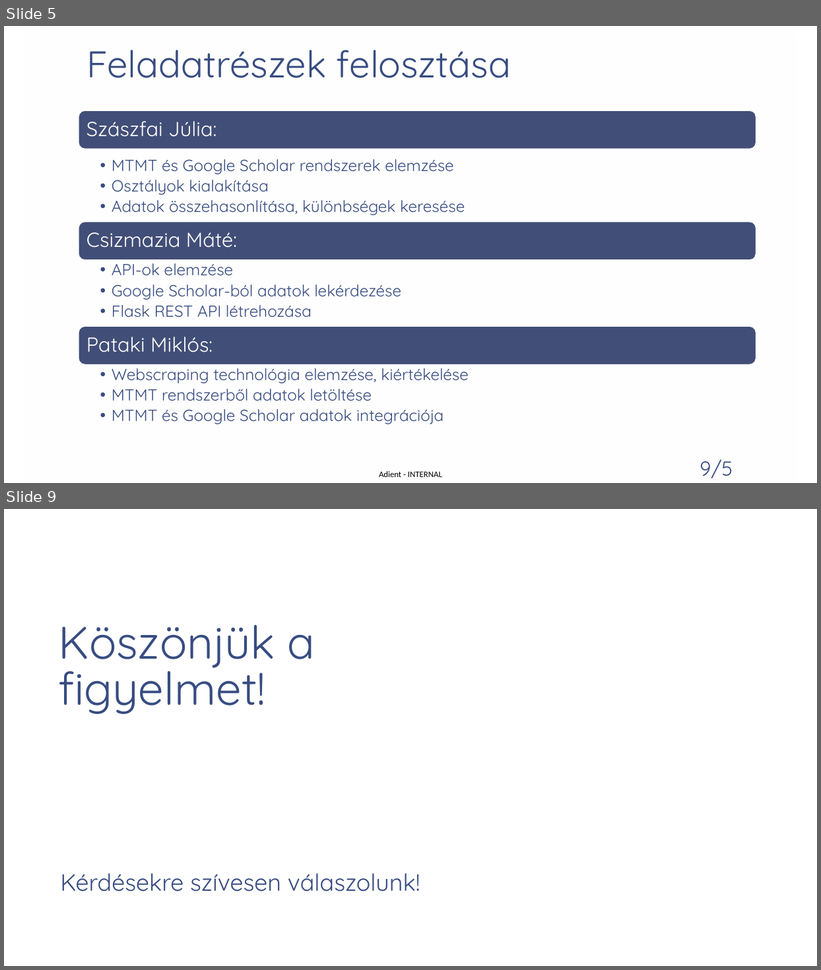
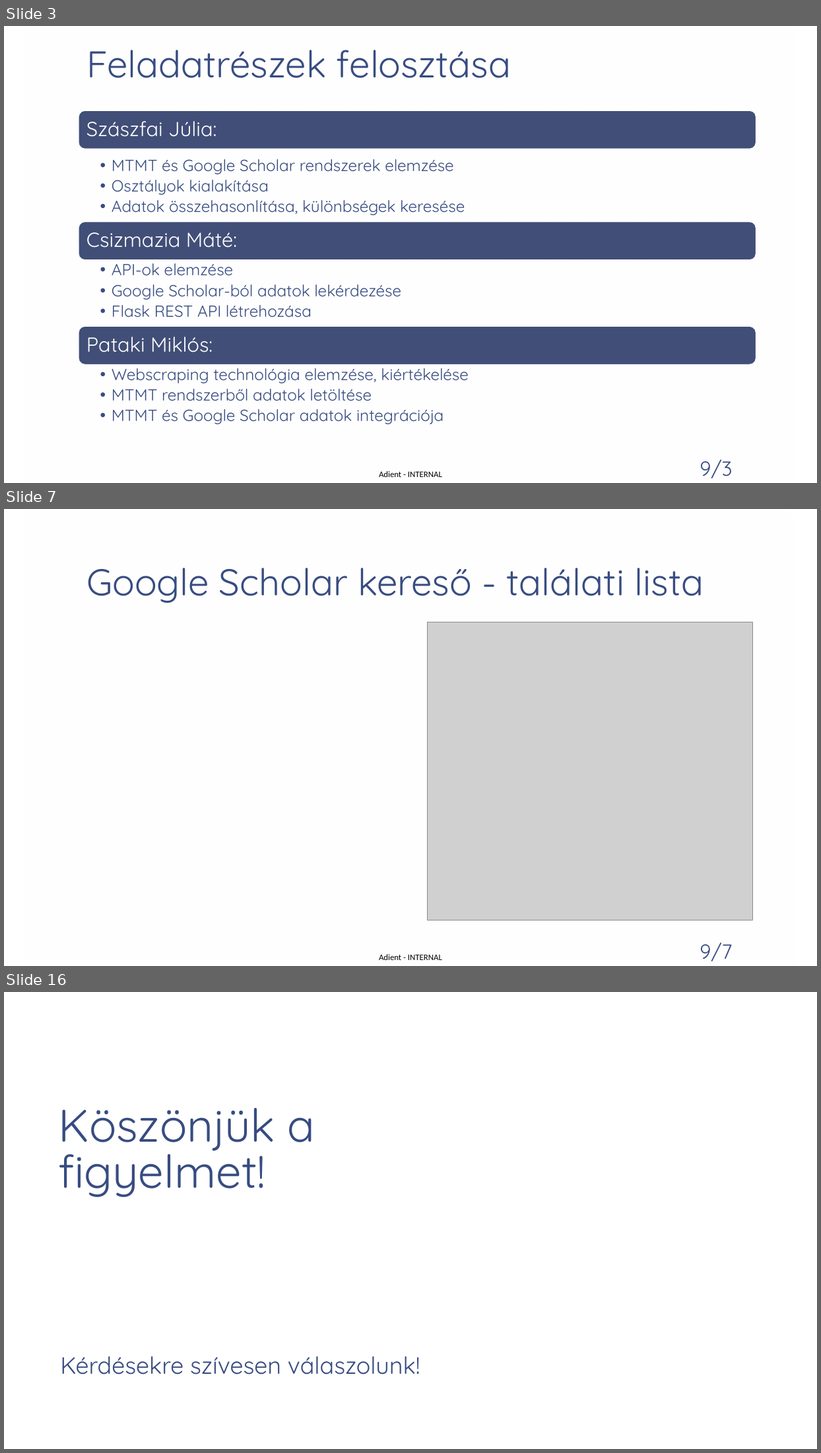
Before and after one commit to patmik2012/PubSync, a slide deck: Publikációs listák szinkronizálása.pptx. Shown one above the other, each under a label of ours: slides 5 and 9 before the commit, slides 3, 7 and 16 after it; the slides between them are not shown. The pictures are 821x970 and 821x1453 pixels, drawn with LibreOffice and Linux fonts; fonts in the diff are those of the drawing; grey boxes stand for pictures; background and template pictures are left out. Boxes give left, top, right and bottom in pixels: in the first picture for what was removed or moved away, otherwise in the second. Text is boxed around its words. In the diff, an @@ line names an element or a change of style, - is before the commit and + after.

Commit message:
zárójeles területek (pl. műszaki informatika) kezelése Scholarban hosszú részstring kezelése

```diff
--- a/Publikációs listák szinkronizálása.pptx
+++ b/Publikációs listák szinkronizálása.pptx
@@ slide 7 added at <box>4,509,817,966</box>, background picture (left out); not listed: 3 template elements that a slide beside it also shows @@
@@ title added at <box>86,568,704,603</box>, 44 pt, text #374C81 @@
+Google Scholar kereső - találati lista
@@ picture added at <box>427,623,752,921</box> @@
@@ what was slide 5 is now slide 3 @@
@@ page number at <box>700,460,732,479</box>: text changed @@
-9/5
+9/3
@@ what was slide 9 is now slide 16 @@
```
Also in this commit, not shown: 1 slide changed, 10 other slides added, 4 slides removed, 2 other files.
